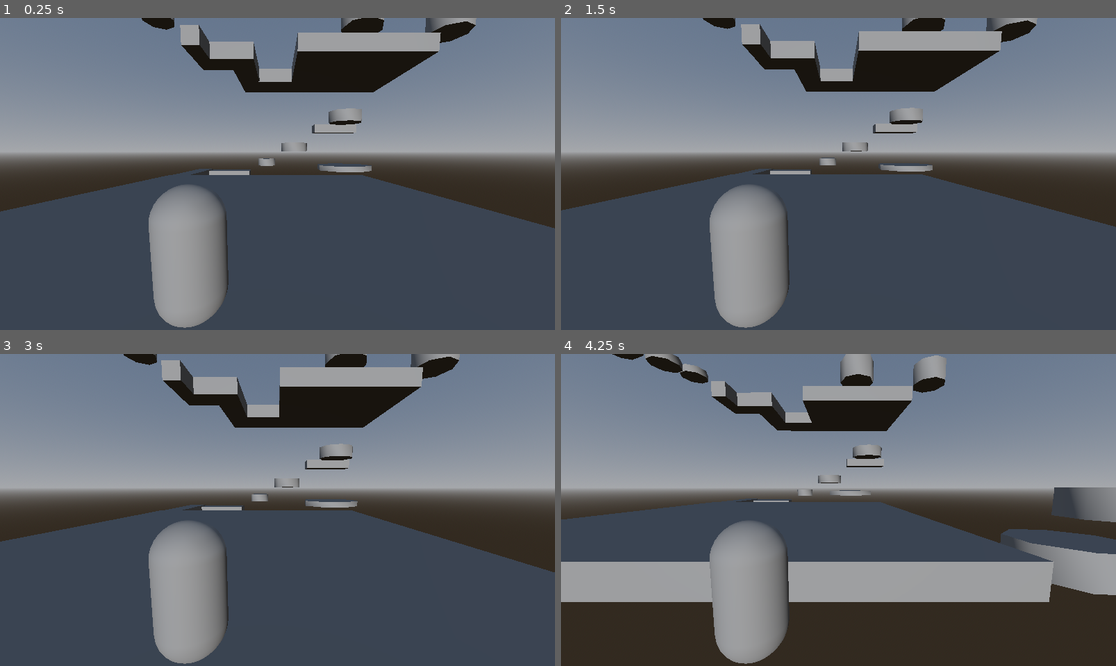
Above: before the commit, frames 1-4 (two rows, left to right).
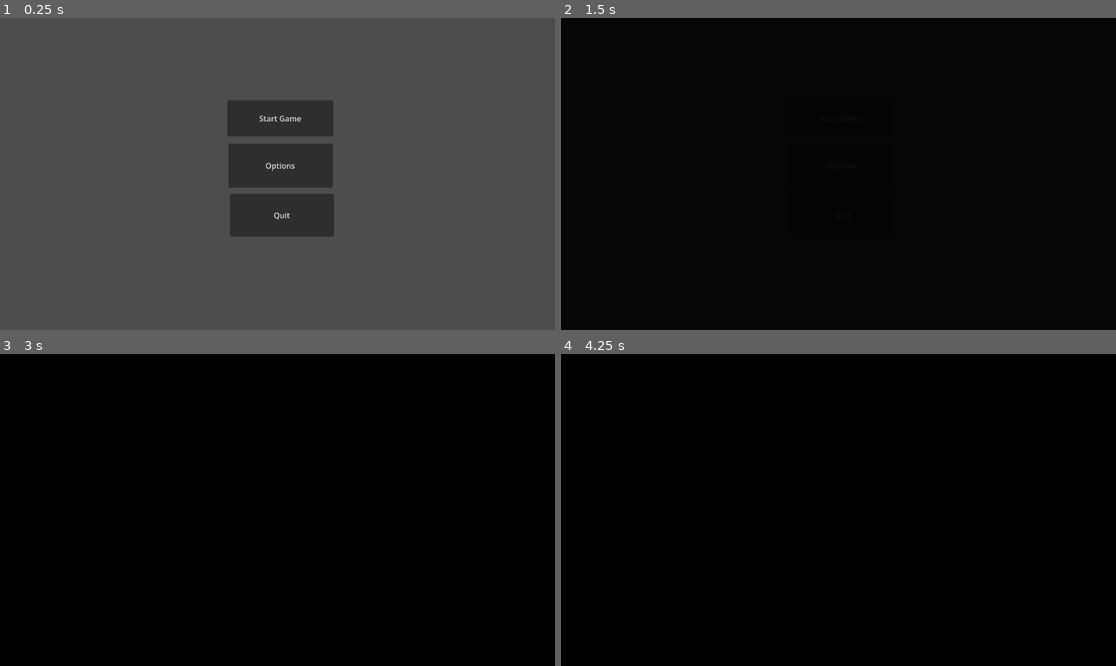
Above: after the commit, the same moments.

Repository: dbpkc15/CapstoneProject
Game: Godot game, scene res://main_menu.tscn
Same seed, same stepped clock (60 frames per second), same inputs: the game is played once before the commit and once after it. Before the commit the project starts from res://main.tscn.
Inputs (mouse positions are in pixels of both pictures, inside the frame that each line leads up to):
- Up to frame 1 (0.25 s): no input
- Up to frame 2 (1.5 s): click (844, 164) at 0.5 s, where only the run after the commit has a clickable "Options"; click (844, 117) at 1.25 s, where only the run after the commit has a clickable "Start Game"
- Up to frame 3 (3 s): click (283, 453) at 2 s, where only the run after the commit has a clickable "Start Game"; hold Right (ui_right) from 2.78 s (still down)
- Up to frame 4 (4.25 s): release Right (ui_right) at 3.53 s; hold Down (ui_down) from 3.53 s (still down)

The runs differ from the first frame. In frame 1, 60% of the frame differs, in the area x 0-100%, y 0-100%; in frame 2, 96%; in frame 3, 96%; in frame 4, 97%.

Commit message:
Dav's Work, Title, etc.

Diff:
--- /dev/null
+++ b/capstone-project/Fade_Transition.tscn
@@ -0,0 +1,75 @@
+[gd_scene format=3 uid="uid://cejxcyyxeo73y"]
+
+[sub_resource type="Animation" id="Animation_x228s"]
+resource_name = "Fade_In"
+tracks/0/type = "value"
+tracks/0/imported = false
+tracks/0/enabled = true
+tracks/0/path = NodePath(".:color")
+tracks/0/interp = 1
+tracks/0/loop_wrap = true
+tracks/0/keys = {
+"times": PackedFloat32Array(0, 1),
+"transitions": PackedFloat32Array(1, 0.9999998),
+"update": 0,
+"values": [Color(0, 0, 0, 0), Color(0, 0, 0, 1)]
+}
+tracks/1/type = "value"
+tracks/1/imported = false
+tracks/1/enabled = true
+tracks/1/path = NodePath(".:modulate")
+tracks/1/interp = 1
+tracks/1/loop_wrap = true
+tracks/1/keys = {
+"times": PackedFloat32Array(),
+"transitions": PackedFloat32Array(),
+"update": 0,
+"values": []
+}
+
+[sub_resource type="Animation" id="Animation_2rpar"]
+resource_name = "Fade_Out"
+tracks/0/type = "value"
+tracks/0/imported = false
+tracks/0/enabled = true
+tracks/0/path = NodePath(".:color")
+tracks/0/interp = 1
+tracks/0/loop_wrap = true
+tracks/0/keys = {
+"times": PackedFloat32Array(0, 1),
+"transitions": PackedFloat32Array(1, 1),
+"update": 0,
+"values": [Color(0, 0, 0, 1), Color(0, 0, 0, 0)]
+}
+
+[sub_resource type="Animation" id="Animation_jkloa"]
+length = 0.001
+tracks/0/type = "value"
+tracks/0/imported = false
+tracks/0/enabled = true
+tracks/0/path = NodePath(".:color")
+tracks/0/interp = 1
+tracks/0/loop_wrap = true
+tracks/0/keys = {
+"times": PackedFloat32Array(0),
+"transitions": PackedFloat32Array(1),
+"update": 0,
+"values": [Color(0, 0, 0, 1)]
+}
+
+[sub_resource type="AnimationLibrary" id="AnimationLibrary_jxiwm"]
+_data = {
+&"Fade_In": SubResource("Animation_x228s"),
+&"Fade_Out": SubResource("Animation_2rpar"),
+&"RESET": SubResource("Animation_jkloa")
+}
+
+[node name="Fade_Transition" type="ColorRect" unique_id=1402769930]
+offset_left = -2.0
+offset_top = -3.0
+offset_right = 1153.0
+offset_bottom = 649.0
+color = Color(0, 0, 0, 1)
+
+[node name="AnimationPlayer" type="AnimationPlayer" parent="." unique_id=540383189]
+libraries/ = SubResource("AnimationLibrary_jxiwm")
--- a/capstone-project/icon.svg
+++ /dev/null
@@ -1 +0,0 @@
-<svg xmlns="http://www.w3.org/2000/svg" width="128" height="128"><rect width="124" height="124" x="2" y="2" fill="#363d52" stroke="#212532" stroke-width="4" rx="14"/><g fill="#fff" transform="translate(12.322 12.322)scale(.101)"><path d="M105 673v33q407 354 814 0v-33z"/><path fill="#478cbf" d="m105 673 152 14q12 1 15 14l4 67 132 10 8-61q2-11 15-15h162q13 4 15 15l8 61 132-10 4-67q3-13 15-14l152-14V427q30-39 56-81-35-59-83-108-43 20-82 47-40-37-88-64 7-51 8-102-59-28-123-42-26 43-46 89-49-7-98 0-20-46-46-89-64 14-123 42 1 51 8 102-48 27-88 64-39-27-82-47-48 49-83 108 26 42 56 81zm0 33v39c0 276 813 276 814 0v-39l-134 12-5 69q-2 10-14 13l-162 11q-12 0-16-11l-10-65H446l-10 65q-4 11-16 11l-162-11q-12-3-14-13l-5-69z"/><path d="M483 600c0 34 58 34 58 0v-86c0-34-58-34-58 0z"/><circle cx="725" cy="526" r="90"/><circle cx="299" cy="526" r="90"/></g><g fill="#414042" transform="translate(12.322 12.322)scale(.101)"><circle cx="307" cy="532" r="60"/><circle cx="717" cy="532" r="60"/></g></svg>
--- /dev/null
+++ b/capstone-project/levels.gd
@@ -0,0 +1,18 @@
+extends Node2D
+
+
+# Called when the node enters the scene tree for the first time.
+func _ready() -> void:
+	$Fade_Transition/AnimationPlayer.play("Fade_Out")
+
+
+func _on_level_1_pressed() -> void:
+	get_tree().change_scene_to_file("res://main.tscn")
+
+
+func _on_level_2_pressed() -> void:
+	pass # Replace with function body.
+
+
+func _on_level_3_pressed() -> void:
+	pass # Replace with function body.
--- /dev/null
+++ b/capstone-project/levels.tscn
@@ -0,0 +1,46 @@
+[gd_scene format=3 uid="uid://c07wormnimagi"]
+
+[ext_resource type="Script" uid="uid://cwb1uarn50aup" path="res://levels.gd" id="1_5k54k"]
+[ext_resource type="PackedScene" uid="uid://cejxcyyxeo73y" path="res://Fade_Transition.tscn" id="2_hbfth"]
+
+[node name="Levels" type="Node2D" unique_id=452577959]
+script = ExtResource("1_5k54k")
+
+[node name="Control" type="Control" parent="." unique_id=1337974525]
+layout_mode = 3
+anchors_preset = 0
+offset_left = -2.0
+offset_top = -3.0
+offset_right = 38.0
+offset_bottom = 37.0
+
+[node name="Level_1" type="Button" parent="Control" unique_id=589438674]
+layout_mode = 0
+offset_left = 603.0
+offset_top = 234.0
+offset_right = 985.0
+offset_bottom = 448.0
+text = "Level 1"
+
+[node name="Level_2" type="Button" parent="Control" unique_id=1759262212]
+layout_mode = 0
+offset_left = 210.0
+offset_top = 350.0
+offset_right = 552.0
+offset_bottom = 525.0
+text = "Level 2"
+
+[node name="Level_3" type="Button" parent="Control" unique_id=2089882609]
+layout_mode = 0
+offset_left = 329.0
+offset_top = 63.0
+offset_right = 610.0
+offset_bottom = 200.0
+text = "Level 3"
+
+[node name="Fade_Transition" parent="." unique_id=1402769930 instance=ExtResource("2_hbfth")]
+visible = false
+
+[connection signal="pressed" from="Control/Level_1" to="." method="_on_level_1_pressed"]
+[connection signal="pressed" from="Control/Level_2" to="." method="_on_level_2_pressed"]
+[connection signal="pressed" from="Control/Level_3" to="." method="_on_level_3_pressed"]
--- /dev/null
+++ b/capstone-project/main_menu.gd
@@ -0,0 +1,28 @@
+extends Node2D
+
+var button_type = null
+
+func _on_start_pressed() -> void:
+	button_type = "start"
+	$Fade_Transition.show()
+	$Fade_Transition/Fade_timer.start()
+	$Fade_Transition/AnimationPlayer.play("Fade_In")
+
+func _on_options_pressed() -> void:
+	button_type = "options"
+	$Fade_Transition.show()
+	$Fade_Transition/Fade_timer.start()
+	$Fade_Transition/AnimationPlayer.play("Fade_In")
+
+func _on_quit_pressed() -> void:
+	get_tree().quit()
+
+
+func _on_fade_timer_timeout() -> void:
+	if button_type == "start" :
+		await $Fade_Transition/AnimationPlayer.animation_finished
+		get_tree().change_scene_to_file("res://levels.tscn")
+
+	elif button_type == "options" :
+		await $Fade_Transition/AnimationPlayer.animation_finished
+		get_tree().change_scene_to_file("res://options.tscn")
--- /dev/null
+++ b/capstone-project/main_menu.tscn
@@ -0,0 +1,48 @@
+[gd_scene format=3 uid="uid://dc8ubef81hohp"]
+
+[ext_resource type="Script" uid="uid://3yptbu8dl6d6" path="res://main_menu.gd" id="1_06t4h"]
+[ext_resource type="PackedScene" uid="uid://cejxcyyxeo73y" path="res://Fade_Transition.tscn" id="2_7vrkn"]
+
+[node name="MainMenu" type="Node2D" unique_id=1620482163]
+script = ExtResource("1_06t4h")
+
+[node name="Button_Manager" type="Control" parent="." unique_id=60747939]
+layout_mode = 3
+anchors_preset = 0
+offset_right = 40.0
+offset_bottom = 36.0
+
+[node name="Start" type="Button" parent="Button_Manager" unique_id=640385594]
+layout_mode = 1
+anchors_preset = -1
+offset_left = 472.0
+offset_top = 171.0
+offset_right = 692.0
+offset_bottom = 246.0
+text = "Start Game"
+
+[node name="Options" type="Button" parent="Button_Manager" unique_id=754660856]
+layout_mode = 1
+anchors_preset = -1
+offset_left = 474.0
+offset_top = 261.0
+offset_right = 691.0
+offset_bottom = 352.2
+text = "Options"
+
+[node name="Quit" type="Button" parent="Button_Manager" unique_id=267851388]
+layout_mode = 0
+offset_left = 477.0
+offset_top = 365.0
+offset_right = 693.0
+offset_bottom = 454.0
+text = "Quit"
+
+[node name="Fade_Transition" parent="." unique_id=1402769930 instance=ExtResource("2_7vrkn")]
+visible = false
+
+[node name="Fade_timer" type="Timer" parent="Fade_Transition" unique_id=802505947]
+
+[connection signal="pressed" from="Button_Manager/Start" to="." method="_on_start_pressed"]
+[connection signal="pressed" from="Button_Manager/Options" to="." method="_on_options_pressed"]
+[connection signal="pressed" from="Button_Manager/Quit" to="." method="_on_quit_pressed"]
--- /dev/null
+++ b/capstone-project/options.gd
@@ -0,0 +1,5 @@
+extends Node2D
+
+# Called when the node enters the scene tree for the first time.
+func _ready() -> void:
+	$Fade_Transition/AnimationPlayer.play("Fade_Out")
--- /dev/null
+++ b/capstone-project/options.tscn
@@ -0,0 +1,9 @@
+[gd_scene format=3 uid="uid://dqbvqh18newrx"]
+
+[ext_resource type="Script" uid="uid://ie20r7vddd1m" path="res://options.gd" id="1_se8ut"]
+[ext_resource type="PackedScene" uid="uid://cejxcyyxeo73y" path="res://Fade_Transition.tscn" id="2_ao2gm"]
+
+[node name="Options" type="Node2D" unique_id=1700740660]
+script = ExtResource("1_se8ut")
+
+[node name="Fade_Transition" parent="." unique_id=1402769930 instance=ExtResource("2_ao2gm")]
--- a/capstone-project/project.godot
+++ b/capstone-project/project.godot
@@ -8,12 +8,15 @@
 
 config_version=5
 
+[animation]
+
+compatibility/default_parent_skeleton_in_mesh_instance_3d=true
+
 [application]
 
 config/name="CapstoneProject"
-run/main_scene="uid://cywnx8yeoihwq"
-config/features=PackedStringArray("4.5", "GL Compatibility")
-config/icon="res://icon.svg"
+run/main_scene="uid://dc8ubef81hohp"
+config/features=PackedStringArray("4.6", "GL Compatibility")
 
 [physics]
 
Not shown, removed: capstone-project/icon.svg.import
Not shown, added: capstone-project/levels.gd.uid
Not shown, added: capstone-project/main_menu.gd.uid
Not shown, added: capstone-project/options.gd.uid
